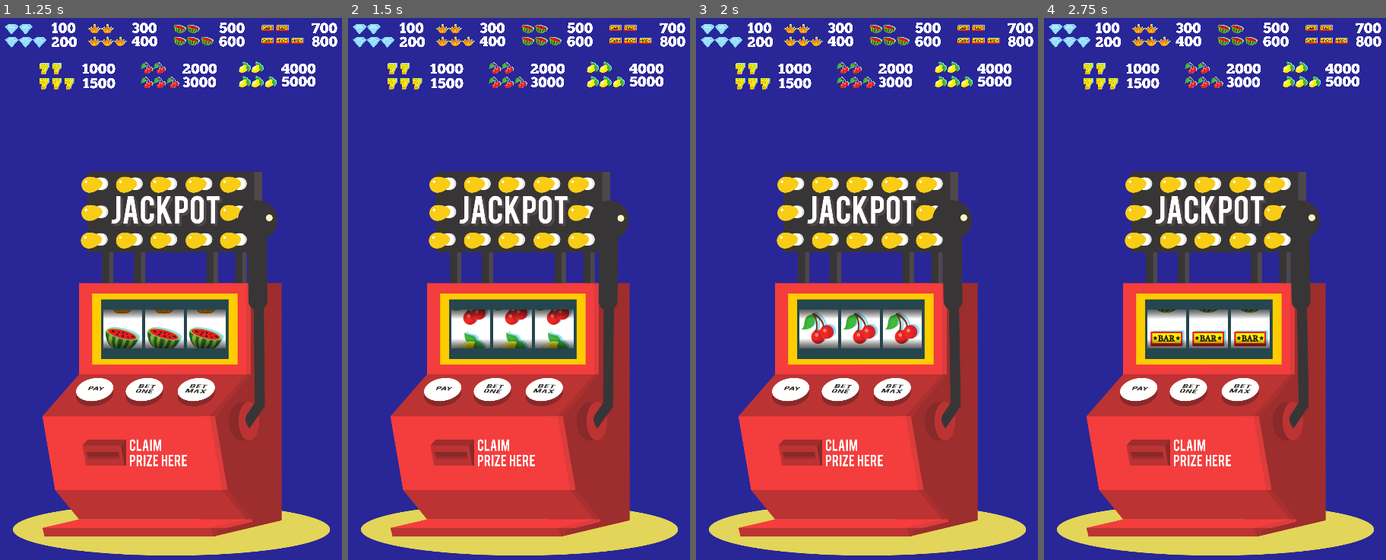
Above: before the commit, frames 1-4 (left to right).
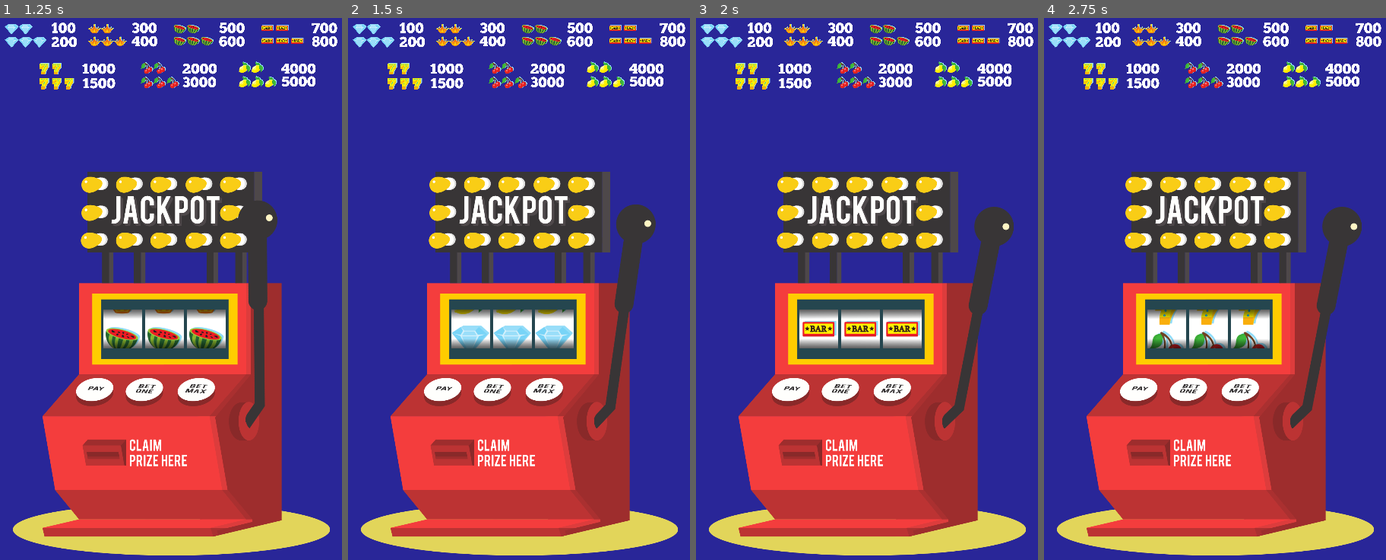
Above: after the commit, the same moments.

Repository: MarcosDias/slot-machine
Game: Godot game, scene res://scenes/game.tscn
Same seed, same stepped clock (60 frames per second), same inputs: the game is played once before the commit and once after it.
Inputs (mouse positions are in pixels of both pictures, inside the frame that each line leads up to):
- Up to frame 1 (1.25 s): click (307, 316) at 0.5 s
- Up to frame 2 (1.5 s): click (631, 305) at 1.27 s
- Up to frame 3 (2 s): no input
- Up to frame 4 (2.75 s): click (1327, 305) at 2.02 s

Frame 1 is identical in both runs. In frame 2, 4.5% of the frame differs, in the area x 30-90%, y 33-76%; in frame 3, 4.4%; in frame 4, 4.6%, in the area x 30-93%, y 33-76%.

Commit message:
Finalização do jogo - agora é apresentado o valor quando é selecionado dois ou três item na roleta

Diff:
--- a/project.godot
+++ b/project.godot
@@ -13,6 +13,10 @@
 config/name="SlotMachine"
 run/main_scene="res://scenes/game.tscn"
 config/icon="res://icon.png"
+
+[autoload]
+
+GameController="*res://scripts/game_controller.gd"
 
 [display]
 
--- a/scenes/game.tscn
+++ b/scenes/game.tscn
@@ -6,6 +6,12 @@
 [ext_resource path="res://sprites/handle.png" type="Texture" id=4]
 [ext_resource path="res://prefabs/Slot.tscn" type="PackedScene" id=5]
 [ext_resource path="res://scripts/slot_machine.gd" type="Script" id=6]
+[ext_resource path="res://fonts/Giant Robots.otf" type="DynamicFontData" id=7]
+
+[sub_resource type="DynamicFont" id=1]
+size = 60
+use_filter = true
+font_data = ExtResource( 7 )
 
 [node name="Game" type="Control"]
 anchor_right = 1.0
@@ -77,4 +83,17 @@
 margin_right = 28.0
 margin_bottom = 58.0
 
+[node name="Winner" type="Label" parent="."]
+visible = false
+anchor_left = 0.5
+anchor_right = 0.5
+margin_left = -312.0
+margin_top = 201.0
+margin_right = 312.0
+margin_bottom = 282.0
+custom_fonts/font = SubResource( 1 )
+text = "Você ganhou: 5000"
+align = 1
+valign = 1
+
 [connection signal="pressed" from="Handle" to="." method="_on_Handle_pressed"]
--- /dev/null
+++ b/scripts/game_controller.gd
@@ -0,0 +1,20 @@
+extends Node
+
+var DIAMOND := 0
+var CROWN := 0
+var WATERMELON := 0
+var BAR := 0
+var SEVEN := 0
+var CHERRY := 0
+var LIMON := 0
+var COUNTER_RUNNING := 0
+
+func reset_points() -> void:
+	DIAMOND = 0
+	CROWN = 0
+	WATERMELON = 0
+	BAR = 0
+	SEVEN = 0
+	CHERRY = 0
+	LIMON = 0
+	COUNTER_RUNNING = 0
--- a/scripts/slot.gd
+++ b/scripts/slot.gd
@@ -9,6 +9,10 @@
 var rng := RandomNumberGenerator.new()
 var random_value := 0
 
+func _ready() -> void:
+	rng.randomize()
+	owner.connect("handle_pulled", self, "_handle_pulled")
+
 func _handle_pulled() -> void:
 	random_value = 40 * rng.randi_range(2, 6)
 	for i in random_value:
@@ -19,6 +23,15 @@
 
 		yield(get_tree().create_timer(time_interval), "timeout")
 
-func _ready() -> void:
-	rng.randomize()
-	owner.connect("handle_pulled", self, "_handle_pulled")
+	match(row.rect_position.y):
+		0000.0: GameController.DIAMOND += 1
+		-560.0: GameController.DIAMOND += 1
+		-480.0: GameController.LIMON += 1
+		-400.0: GameController.CHERRY += 1
+		-320.0: GameController.SEVEN += 1
+		-240.0: GameController.BAR += 1
+		-160.0: GameController.WATERMELON += 1
+		-080.0: GameController.CROWN += 1
+
+	GameController.COUNTER_RUNNING += 1
+	owner.luck()
--- a/scripts/slot_machine.gd
+++ b/scripts/slot_machine.gd
@@ -4,9 +4,52 @@
 
 onready var tween := $Tween
 onready var handle := $Handle
+onready var winner := $Winner
 
 func _on_Handle_pressed():
 	tween.interpolate_property(handle, "rect_rotation", 0, -12, 0.2, Tween.TRANS_BOUNCE, Tween.EASE_IN_OUT)
 	tween.interpolate_property(handle, "rect_rotation", -12, 0, 0.5, Tween.TRANS_BOUNCE, Tween.EASE_OUT, 0.65)
 	tween.start()
 	emit_signal("handle_pulled")
+	winner.hide()
+	handle.disabled = true
+	GameController.reset_points()
+
+func luck() -> void:
+	if GameController.COUNTER_RUNNING < 3:
+		return
+
+	handle.disabled = false
+
+	if GameController.DIAMOND == 2:
+		has_winner(100)
+	elif GameController.DIAMOND == 3:
+		has_winner(200)
+	if GameController.CROWN == 2:
+		has_winner(300)
+	elif GameController.CROWN == 3:
+		has_winner(400)
+	if GameController.WATERMELON == 2:
+		has_winner(500)
+	elif GameController.WATERMELON == 3:
+		has_winner(600)
+	if GameController.BAR == 2:
+		has_winner(700)
+	elif GameController.BAR == 3:
+		has_winner(800)
+	if GameController.SEVEN == 2:
+		has_winner(1000)
+	elif GameController.SEVEN == 3:
+		has_winner(1500)
+	if GameController.CHERRY == 2:
+		has_winner(2000)
+	elif GameController.CHERRY == 3:
+		has_winner(3000)
+	if GameController.LIMON == 2:
+		has_winner(4000)
+	elif GameController.LIMON == 3:
+		has_winner(5000)
+
+func has_winner(value: int) -> void:
+	winner.text = str("Você Ganhou: ", value)
+	winner.show()
Binary file added: fonts/Giant Robots.otf
Not shown: 1 places in scenes/game.tscn that only renumber resources
